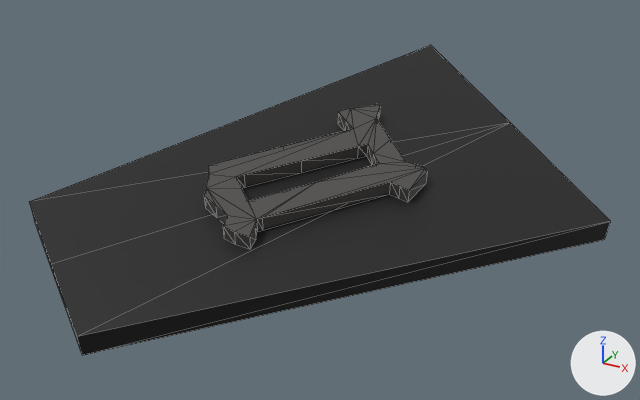
One commit to the OBJ model src/main/resources/assets/stargate/models/DHD/033.obj: the scene before it, then after it.
Rendered twice from a 50 mm lens placed at (0.2154, 0.0143, 1.0787), pointed at (0.1234, 0.1816, 0.9951). Arrows for +X, +Y and +Z are at lower right; the lights stay in place. The picture after the commit comes second. Mesh edges are drawn as thin lines. Where no turn or scale is listed for an object, it has been applied to the vertices.

In view in the first picture: '033'.
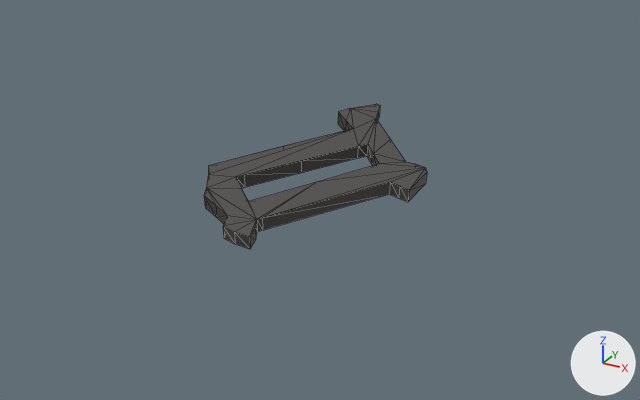
What differs and where, as boxes (x1, y1, x2, y2) in the pictures (640 x 400 px):
'033', reshaped (62% narrower, 53% shorter)
    before: (29, 45, 611, 355)
    after: (204, 104, 427, 249)
part 1 of me_033, deleted
    before: (29, 45, 611, 355)

What changed in the scene script:
```text
Change me_033:
    used by ob_033; location = (0.0, 0.0, 0.0)
    remove me_033.from_pydata(...)  # 90 vertices, 134 faces; spans x 0.0678..0.1853, y 0.1214..0.2486, z 0.979..1.018
    add me_033.from_pydata(...)  # 80 vertices, 120 faces; spans x 0.0994..0.1449, y 0.1561..0.2113, z 0.9919..1.0108
    me_033 part 1: the loose piece of 10 vertices spanning x 0.0678..0.1853, y 0.1214..0.2486, z 0.979..1.018 is deleted
```
